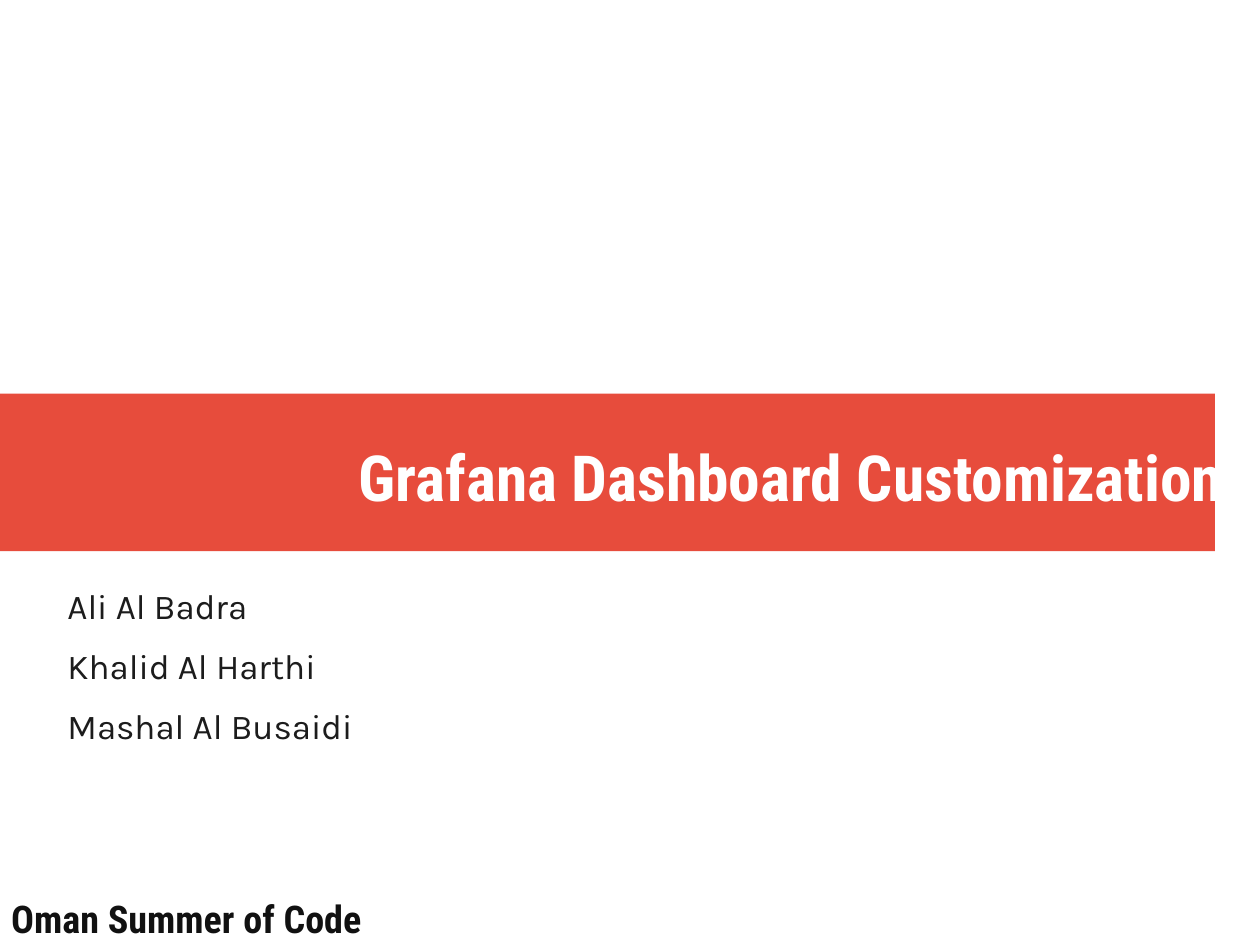
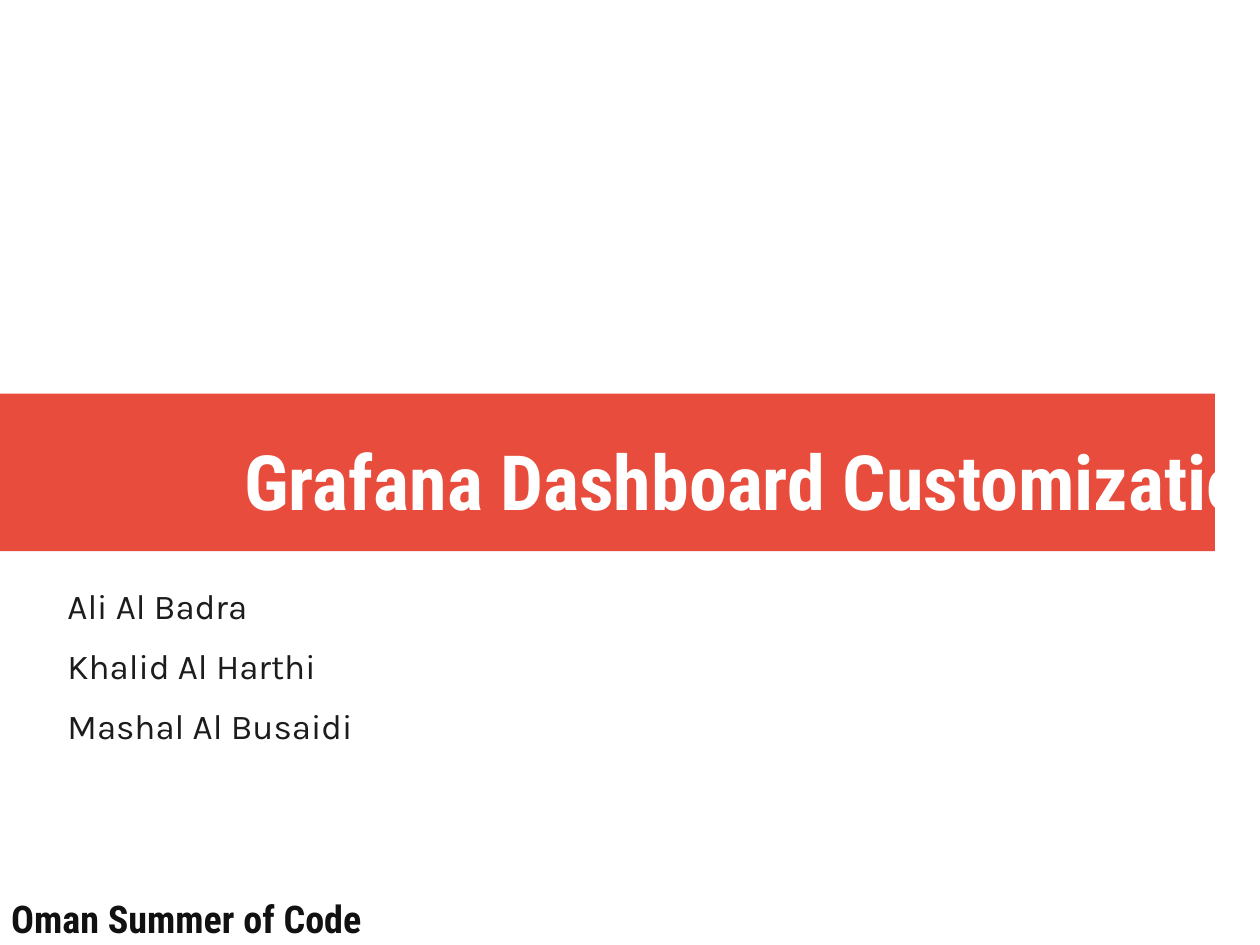
Before and after one commit to Aliii98/osoc19, a slide deck: slide 1 of OSOC-proposal-bigdata.odp. Drawn at 1260x945 pixels with LibreOffice and Linux fonts; fonts in the diff are those of the drawing. Boxes give left, top, right and bottom in pixels: in the first picture for what was removed or moved away, otherwise in the second. Text is boxed around its words. In the diff, an @@ line names an element or a change of style, - is before the commit and + after.

Commit message:
fixed overall layout.. finished market and challenges slides

```diff
--- a/OSOC-proposal-bigdata.odp
+++ b/OSOC-proposal-bigdata.odp
@@ title "Grafana Dashboard Customization": place and size @@
-title "Grafana Dashboard Customization" at (358, 443, 1223, 517)
+title "Grafana Dashboard Customization" at (244, 441, 1260, 528)
@@ title "Grafana Dashboard Customization" at (244, 441, 1260, 528): size 40 to 48 pt @@
```
Also in this commit, not shown: 4 other slides changed, 1 slide added, 1 slide removed.
